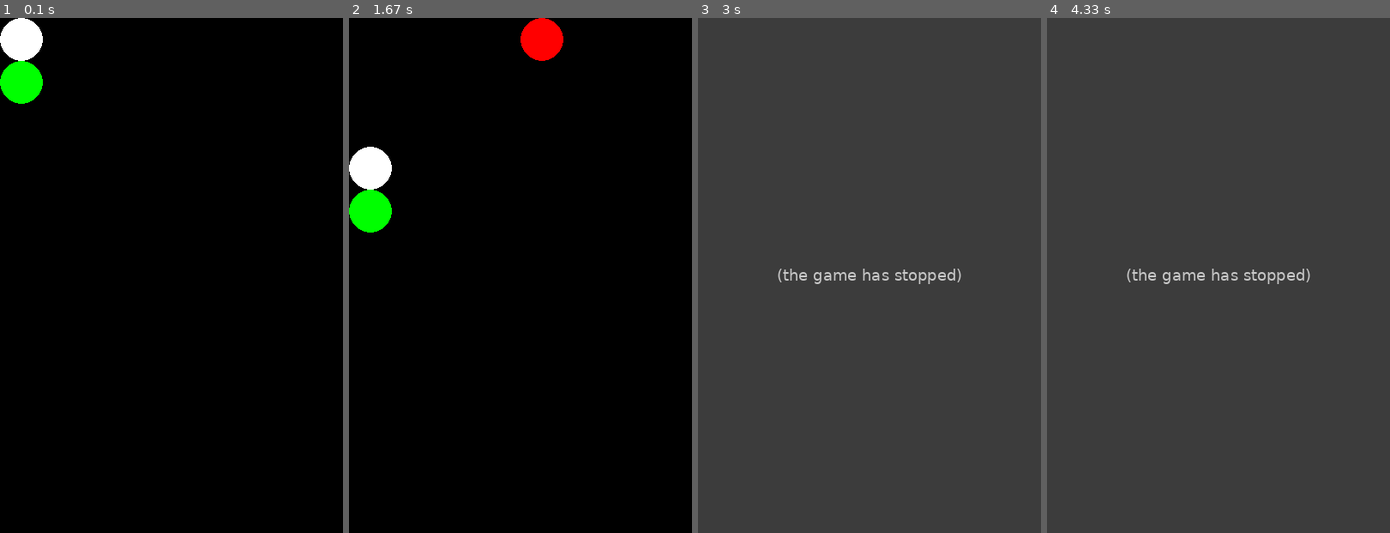
Above: before the commit, frames 1-4 (left to right).
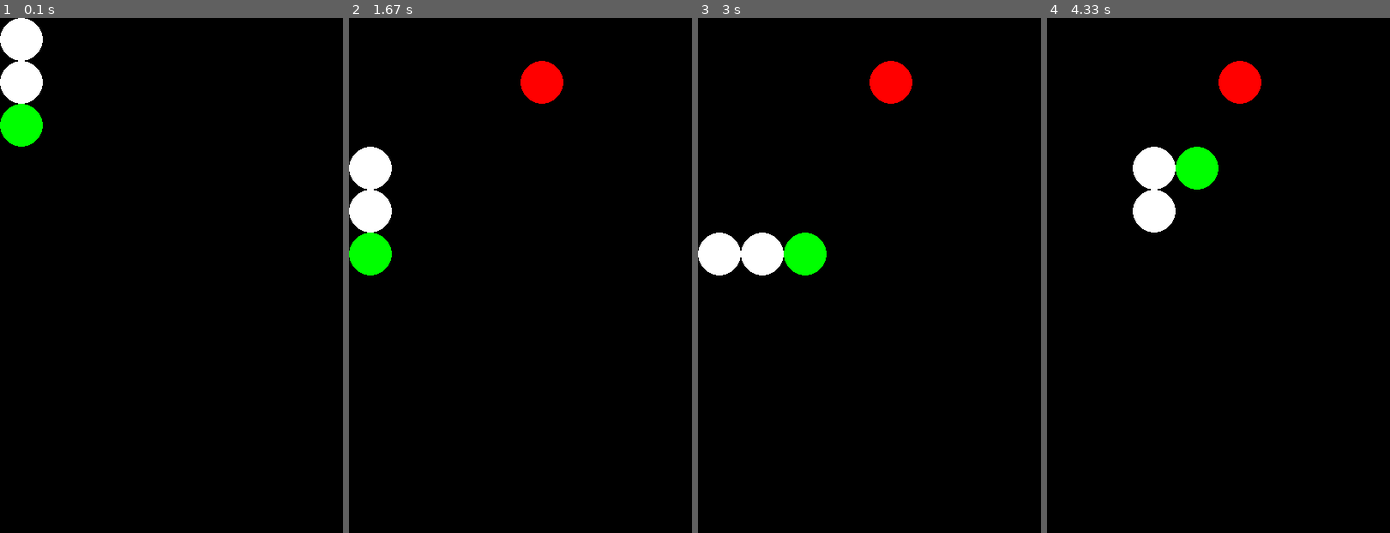
Above: after the commit, the same moments.

Repository: ashigaru0/Snake-PyGame
Game: pygame game, started from main.py
The game is run twice, just before and just after one commit, with the same random seed, the same clock (stepped at 60 frames per second) and the same inputs.
Inputs:
- Up to frame 1 (0.1 s): no input
- Up to frame 2 (1.67 s): hold W 0.83-1.3 s
- Up to frame 3 (3 s): hold A 1.83-2.37 s; hold S 2.4-2.7 s; hold A from 2.73 s (still down)
- Up to frame 4 (4.33 s): release A at 3.13 s; hold W 3.17-3.53 s; hold D 3.57-4.2 s; hold S from 4.23 s (still down)

The runs differ from the first frame. In frame 1, 1.6% of the frame differs, in the area x 0-13%, y 8-25%; in frame 2, 3.2%; in frame 3, 100%, in the area x 0-100%, y 0-100%; in frame 4, 100%.
Before the commit the program exited at 2 s; later frames show no game.

Commit message:
added speed and more control

Diff:
--- a/logics.py
+++ b/logics.py
@@ -3,13 +3,20 @@
 
 
 class snake_logics:
-    def __init__(self, size=(8, 8), thrgh_walls=False, thrgh_self=False):
+    def __init__(self, size=(8, 8), thrgh_walls=False, thrgh_self=False,
+                 speed=500.0, acceleration=0, control_relatively_head=1):
         self.run = True
         self.size = size
+
+        self.speed = speed
+        self.acceleration = acceleration
+
+        self.control_relatively_head = control_relatively_head
+
         self.thrgh_walls = thrgh_walls
         self.thrgh_self = thrgh_self
 
-        self.body = [(0, 0), (0, 1)]
+        self.body = [(0, 0), (0, 1), (0, 2)]
         self.apple = None
         self.direction = 0  # 0 - DOWN; 1 - RIGHT; 2 - UP; 3 - LEFT
         self.old_direction = 0
@@ -17,10 +24,16 @@
         self.move_event = pygame.USEREVENT + 1  # Ивент движения
         self.add_apple_event = pygame.USEREVENT + 2  # Ивент создания яблока
 
-        pygame.time.set_timer(self.move_event, 500)  # Таймер на ивент движения
+        pygame.time.set_timer(self.move_event, int(speed))  # Таймер на ивент движения
         pygame.time.set_timer(self.add_apple_event, 1000)  # Таймер на ивент создания яблока
 
     def change_direction(self, key):
+        if not self.control_relatively_head:
+            self.change_direction_global(key)
+        else:
+            self.change_direction_relatively(key)
+
+    def change_direction_global(self, key):
         if key == pygame.K_s and self.old_direction != 2:
             self.direction = 0
         elif key == pygame.K_d and self.old_direction != 3:
@@ -29,6 +42,28 @@
             self.direction = 2
         elif key == pygame.K_a and self.old_direction != 1:
             self.direction = 3
+
+    def change_direction_relatively(self, key):
+        if self.direction == 0:
+            if key == pygame.K_d:
+                self.direction = 3
+            elif key == pygame.K_a:
+                self.direction = 1
+        elif self.direction == 1:
+            if key == pygame.K_d:
+                self.direction = 0
+            elif key == pygame.K_a:
+                self.direction = 2
+        elif self.direction == 2:
+            if key == pygame.K_d:
+                self.direction = 1
+            elif key == pygame.K_a:
+                self.direction = 3
+        elif self.direction == 3:
+            if key == pygame.K_d:
+                self.direction = 2
+            elif key == pygame.K_a:
+                self.direction = 0
 
     def out_of_size(self):
         if self.thrgh_walls is False:
@@ -50,6 +85,7 @@
         if self.apple == self.body[-1]:
             self.apple = None
             self.body.insert(0, self.body[0])
+            self.speed -= (self.acceleration / 100) * self.speed
 
     def move(self):
         del self.body[0]
@@ -67,6 +103,8 @@
         self.eat_apple()
         self.out_of_size()
         self.collision()
+
+        pygame.time.set_timer(self.move_event, int(self.speed))
 
     def add_apple(self):
         if not self.apple:
--- a/main.py
+++ b/main.py
@@ -11,6 +11,9 @@
     game = snake_logics(size=size, thrgh_walls=False, thrgh_self=False)
     # thrgh_walls - возможность проходить сквозь стены
     # thrgh_self - возможность проходить сквозь себя
+    # acceleration - изменение скорости в процентах
+    # speed - начальная скорость
+    # control_relatively_head - 2 режима управления(0 - глобальный; 1 - относительно головы)
 
     brd = board(size_board=size, size_cell=50)
 
